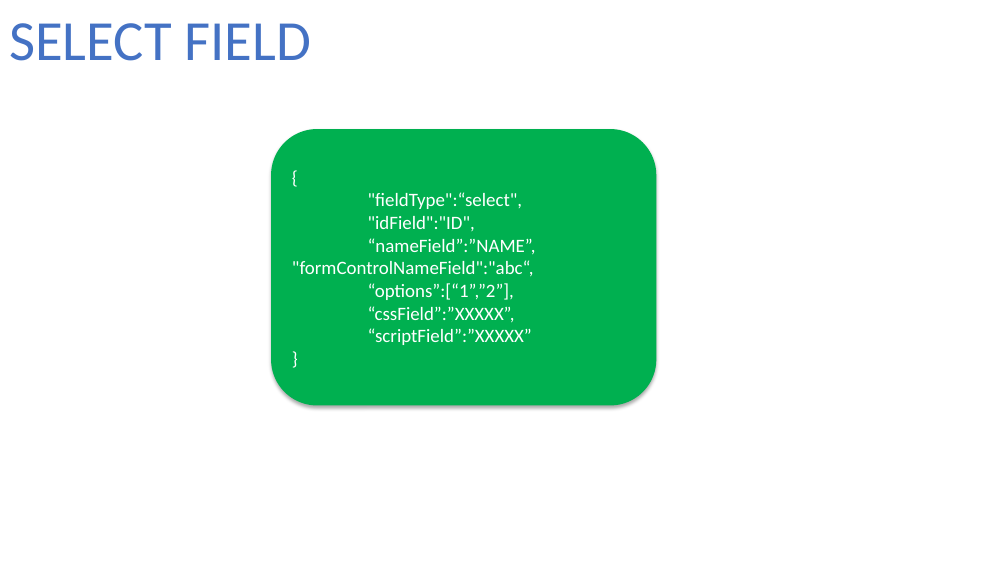
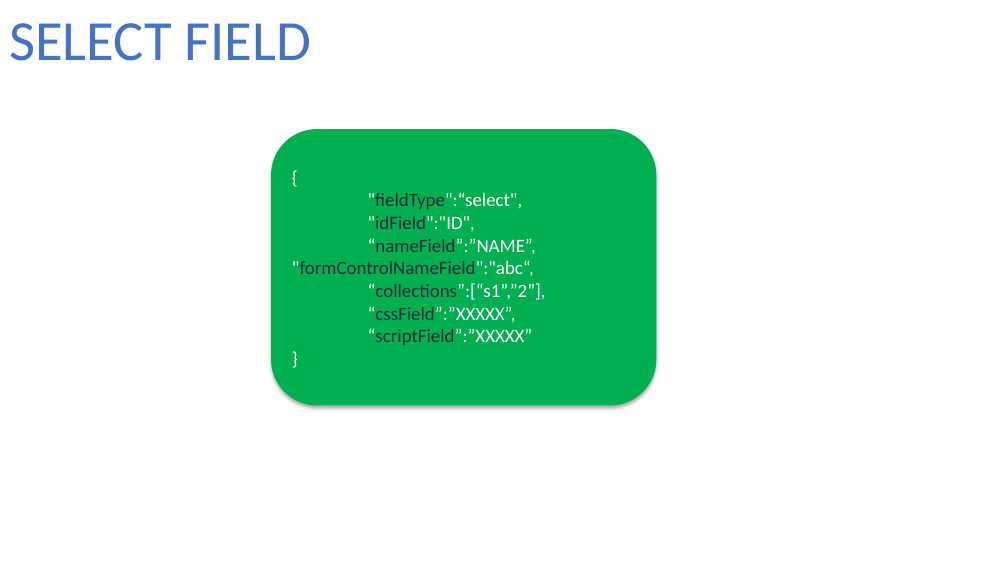
Before and after one commit to fxanhkhoa/Generator_ReactiveForm, a slide deck: slide 3 of Documents/design/JsonForField.pptx. Drawn at 1008x567 pixels with LibreOffice and Linux fonts; fonts in the diff are those of the drawing. Boxes give left, top, right and bottom in pixels: in the first picture for what was removed or moved away, otherwise in the second. Text is boxed around its words. In the diff, an @@ line names an element or a change of style, - is before the commit and + after.

Commit message:
finished simple form
- input
- select
- radio
- checkbox

```diff
--- a/Documents/design/JsonForField.pptx
+++ b/Documents/design/JsonForField.pptx
@@ text in rounded rectangle at box(292, 192, 536, 345): text colour #FFFFFF to #222A35 in ""fieldType":“select",", ""idField":"ID",", "“nameField”:”NAME”, "formControlNameField":"abc“,", "“cssField”:”XXXXX”," and 1 more places @@
@@ text in rounded rectangle at box(368, 283, 546, 300): text changed @@
-“options”:[“1”,”2”],
+“collections”:[“s1”,”2”],
```
Also in this commit, not shown: 1 other slide changed, 2 slides added, 1 slide removed, 14 other files.
